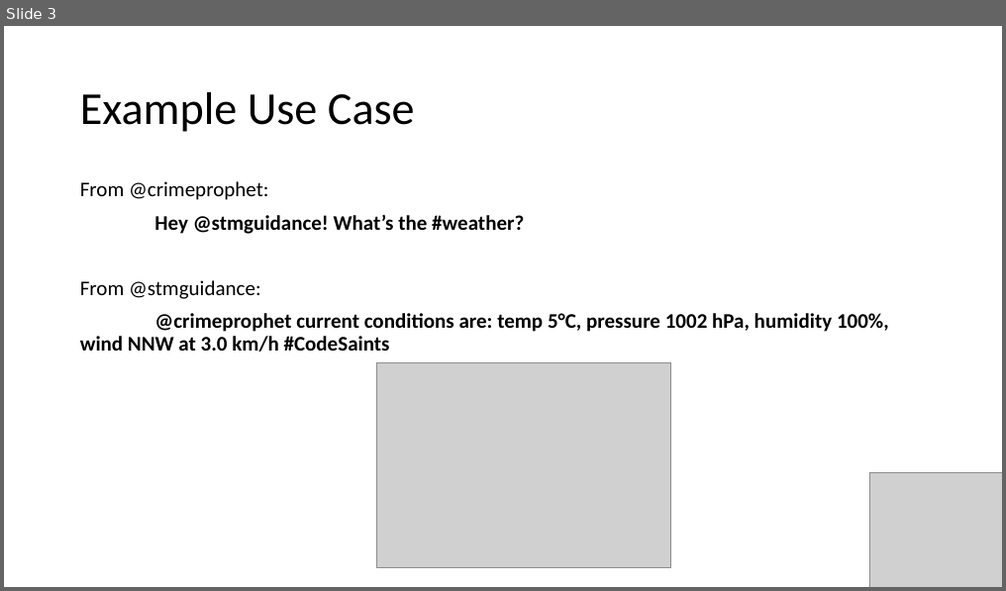
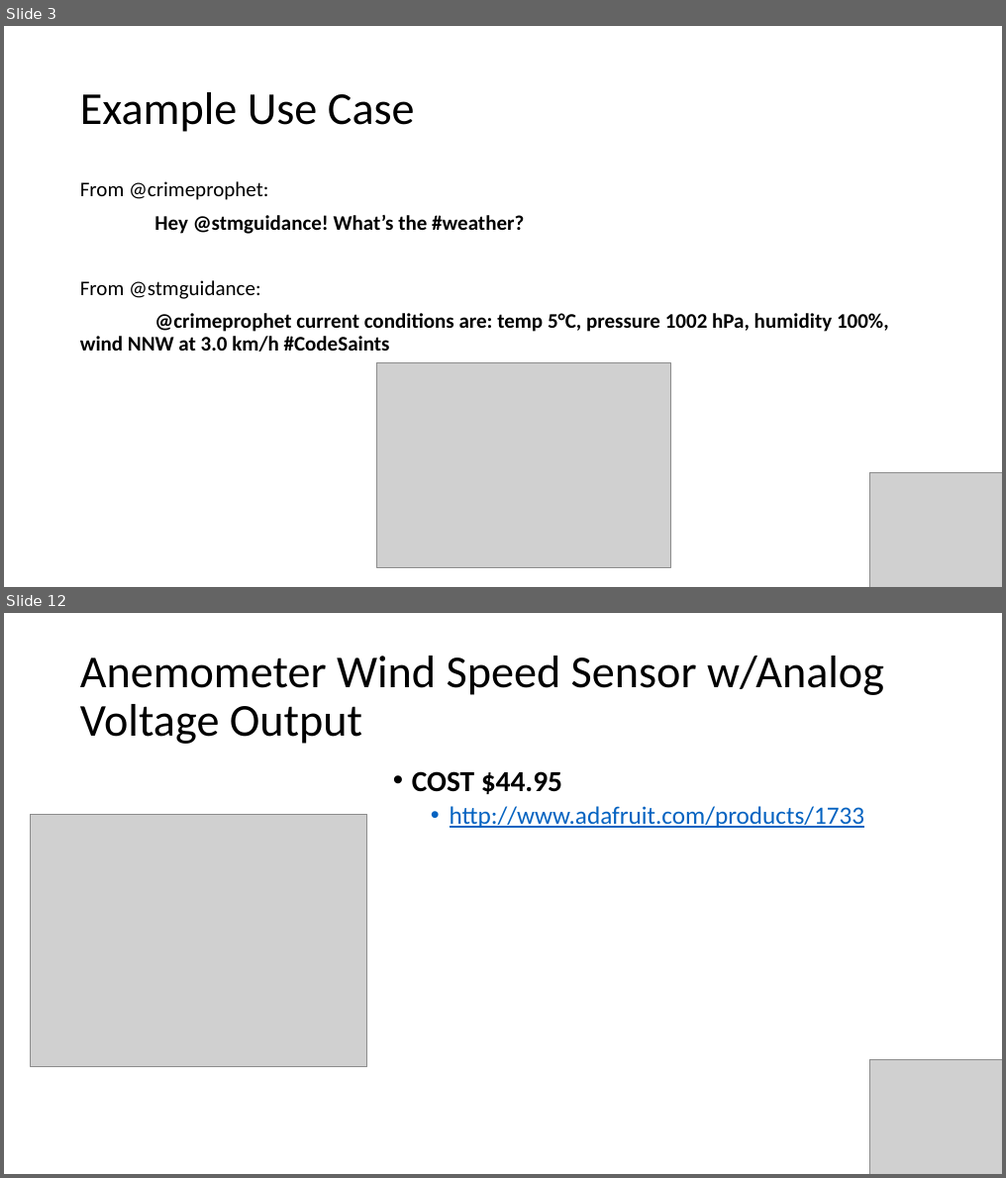
Before and after one commit to crimeprophet/CodeSaints, a slide deck: Weather Station.pptx. Shown one above the other, each under a label of ours: slide 3 before the commit, slides 3 and 12 after it; the slides between them are not shown. The pictures are 1006x591 and 1006x1178 pixels, drawn with LibreOffice and Linux fonts; fonts in the diff are those of the drawing; grey boxes stand for pictures. Boxes give left, top, right and bottom in pixels: in the first picture for what was removed or moved away, otherwise in the second. Text is boxed around its words. In the diff, an @@ line names an element or a change of style, - is before the commit and + after.

Commit message:
Added sensor research.

```diff
--- a/Weather Station.pptx
+++ b/Weather Station.pptx
@@ slide 12 added at [4,613,1002,1174], background #FFFFFF @@
@@ title added at [80,656,884,744], 44 pt, text #000000 @@
+Anemometer Wind Speed Sensor w/Analog Voltage Output
@@ text added at [412,771,864,828], 24 pt, text #0563C1, underline @@
+• COST $44.95
+  • http://www.adafruit.com/products/1733
@@ picture added at [30,814,367,1067] @@
@@ picture added at [870,1059,1002,1174] @@
```
Also in this commit, not shown: 3 slides changed, 9 other slides added.
